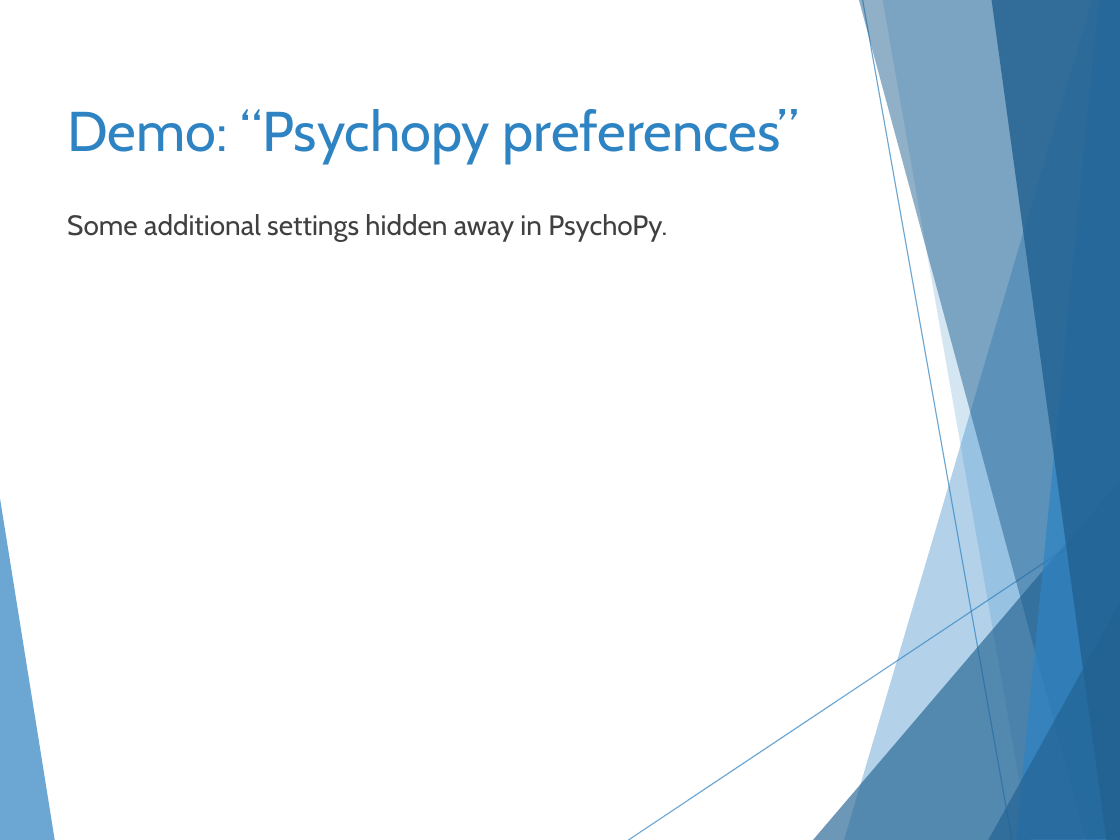
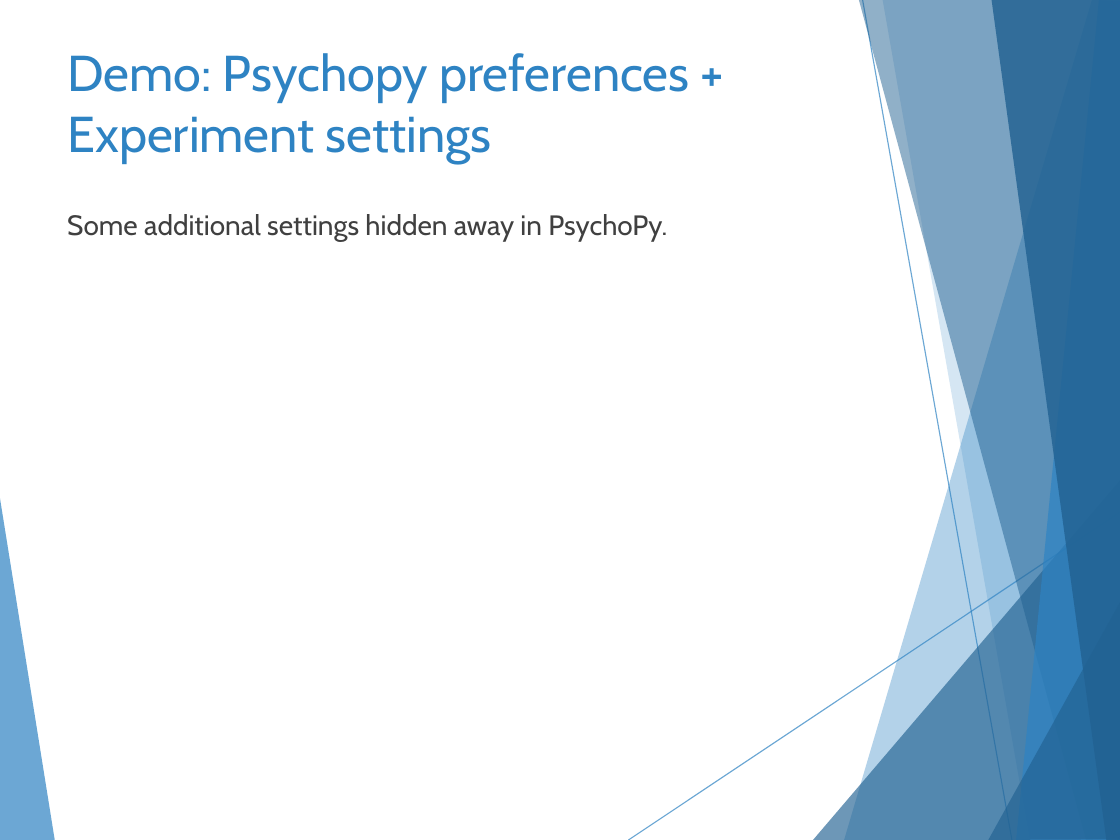
Before and after one commit to hlmpsy/psychopy_training, a slide deck: slide 24 of PsychoPy-Part1/PsychoPy-part1.pptx (slide 23 before the commit). Drawn at 1120x840 pixels with LibreOffice and Linux fonts; fonts in the diff are those of the drawing. Boxes give left, top, right and bottom in pixels: in the first picture for what was removed or moved away, otherwise in the second. Text is boxed around its words. In the diff, an @@ line names an element or a change of style, - is before the commit and + after.

```diff
--- a/PsychoPy-Part1/PsychoPy-part1.pptx
+++ b/PsychoPy-Part1/PsychoPy-part1.pptx
@@ title at (67,53,689,163): text changed; size 36 to 32.4 pt @@
-Demo: “Psychopy preferences”
+Demo: Psychopy preferences +
+Experiment settings
```
Also in this commit, not shown: 5 other slides changed, 1 slide added, 18 other files.
